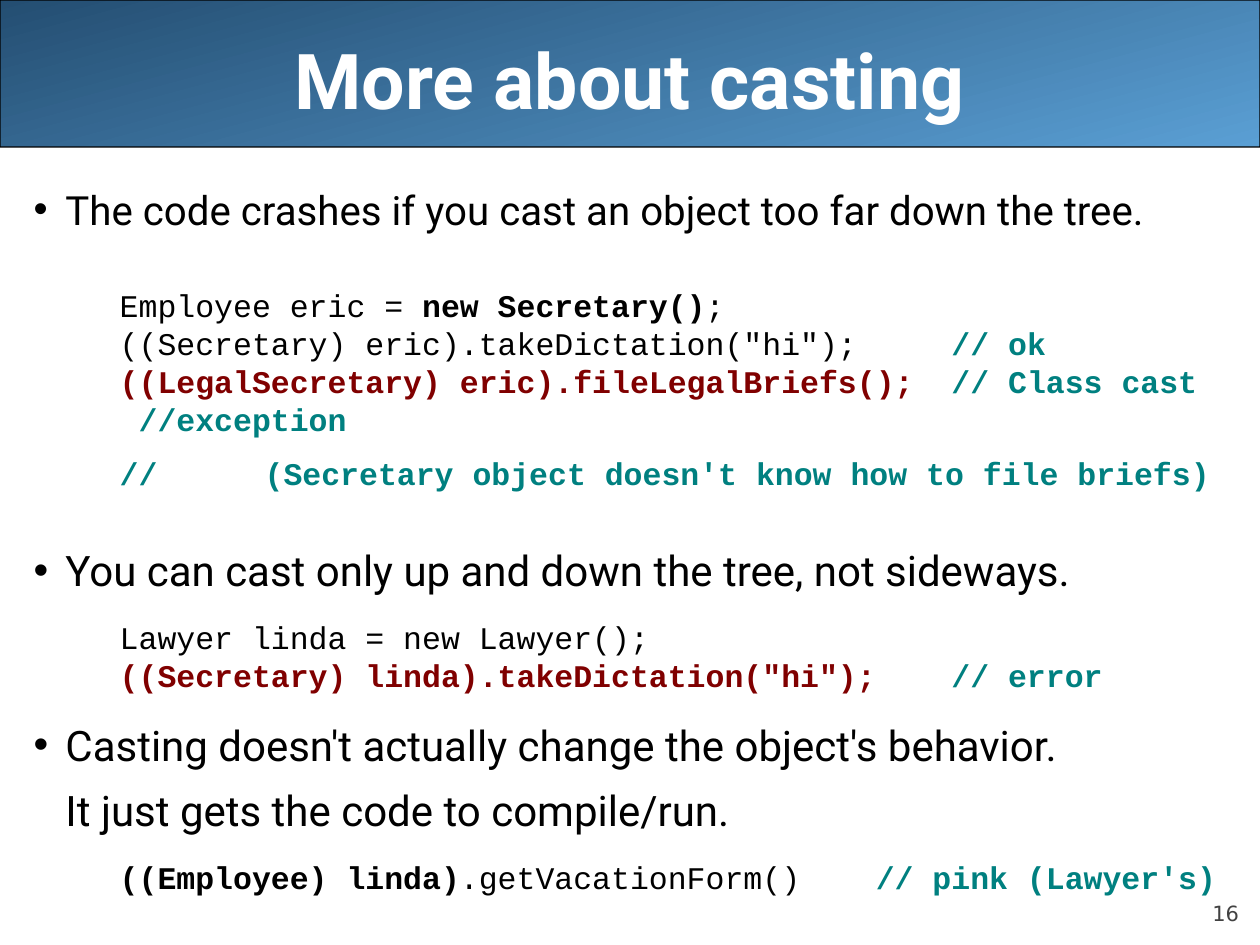
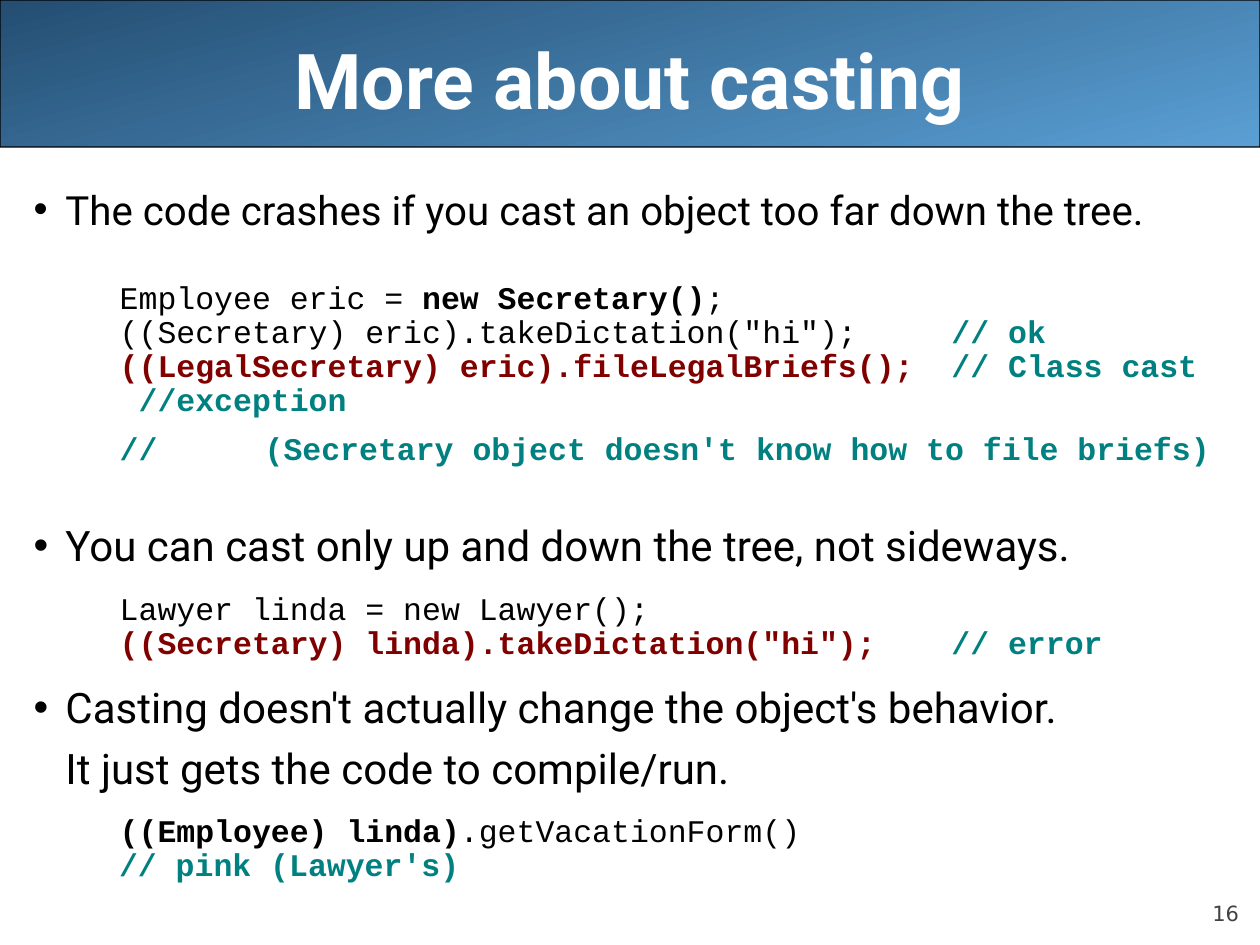
Before and after one commit to LongBaoNguyen/longbaonguyen.github.io, a slide deck: slide 16 of courses/apcsa/lecture17.ppt. Drawn at 1260x945 pixels with LibreOffice and Linux fonts; fonts in the diff are those of the drawing. Boxes give left, top, right and bottom in pixels: in the first picture for what was removed or moved away, otherwise in the second. Text is boxed around its words. In the diff, an @@ line names an element or a change of style, - is before the commit and + after.

```diff
--- a/courses/apcsa/lecture17.ppt
+++ b/courses/apcsa/lecture17.ppt
@@ text at [65,286,1209,793]: line spacing 1 to 0.9; line spacing 1.3 to 1.2 @@
@@ text at [120,819,800,883]: text changed @@
-  ((Employee) linda).getVacationForm() // pink (Lawyer's)
+  ((Employee) linda).getVacationForm()
+  // pink (Lawyer's)
```
Also in this commit, not shown: 2 other slides changed, 3 other files.
